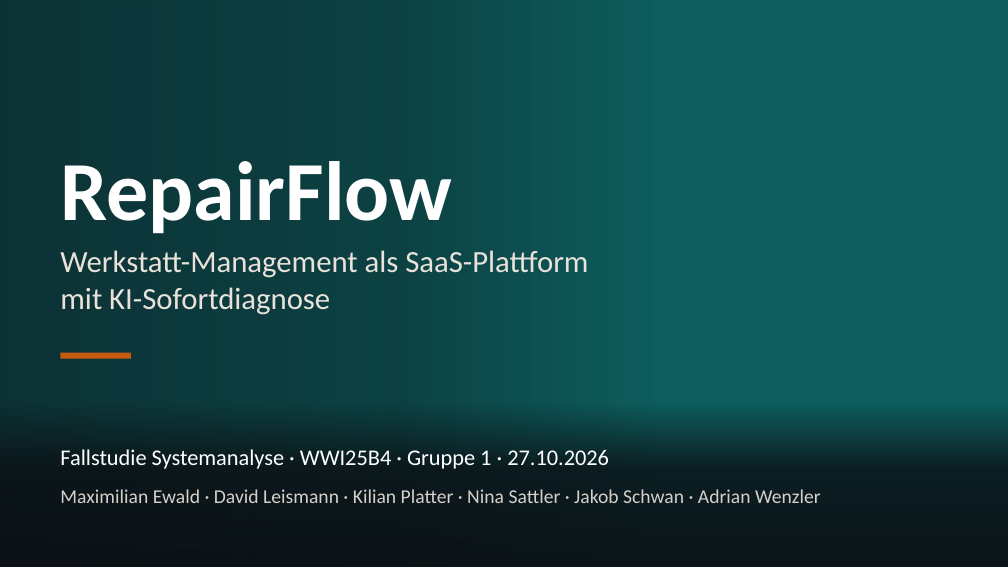
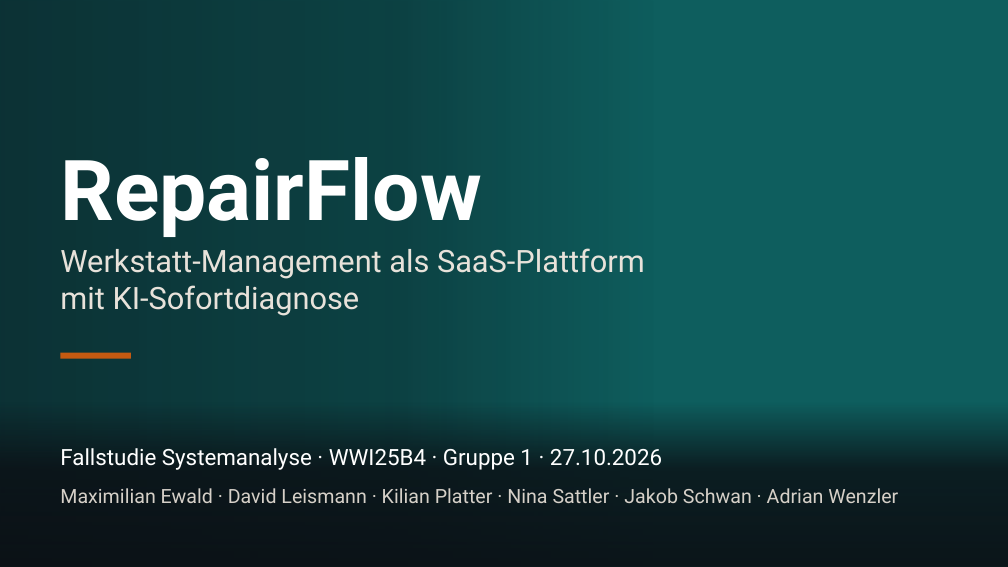
Before and after one commit to jakobschwan123-cmd/casestudy-semester-3, a slide deck: slide 1 of 4_praesentation/Abschlusspraesentation.pptx. Drawn at 1008x567 pixels with LibreOffice and Linux fonts; fonts in the diff are those of the drawing; background and template pictures are left out. Boxes give left, top, right and bottom in pixels: in the first picture for what was removed or moved away, otherwise in the second. Text is boxed around its words. In the diff, an @@ line names an element or a change of style, - is before the commit and + after.

```diff
--- a/4_praesentation/Abschlusspraesentation.pptx
+++ b/4_praesentation/Abschlusspraesentation.pptx
@@ font Calibri to Roboto in 4 elements at box(60, 157, 482, 237), box(60, 248, 645, 316), box(60, 448, 662, 470), box(60, 488, 898, 503) @@
```
Also in this commit, not shown: 6 other slides changed, 1 other file.
